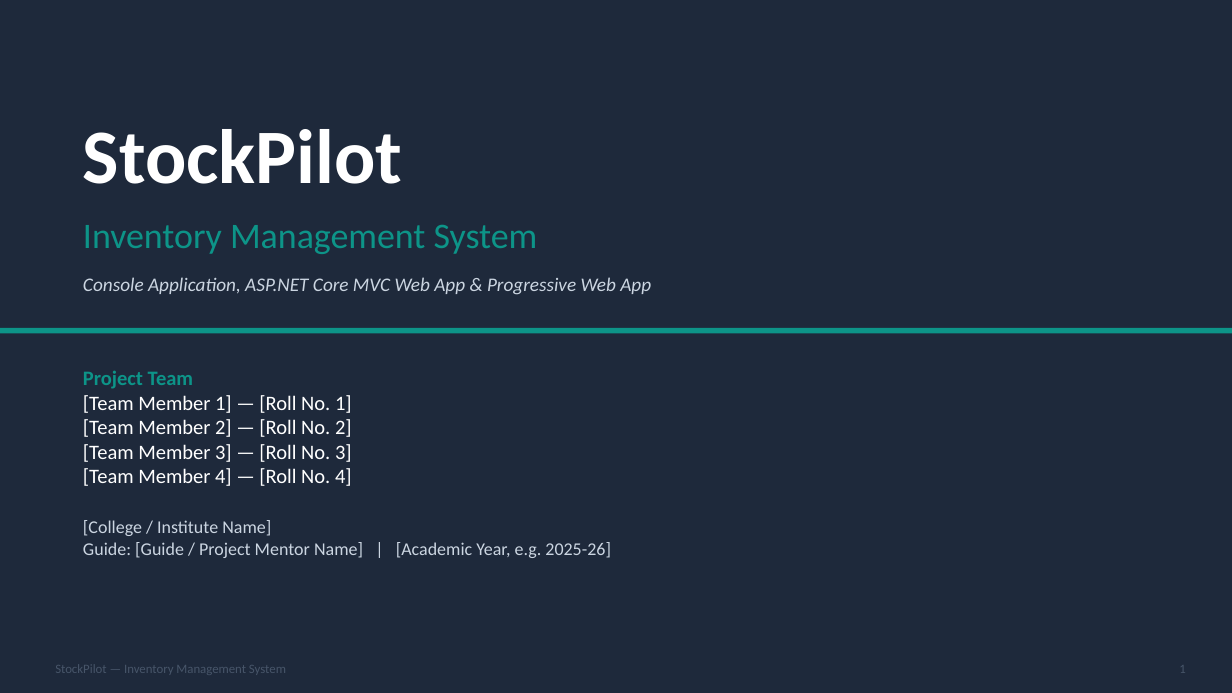
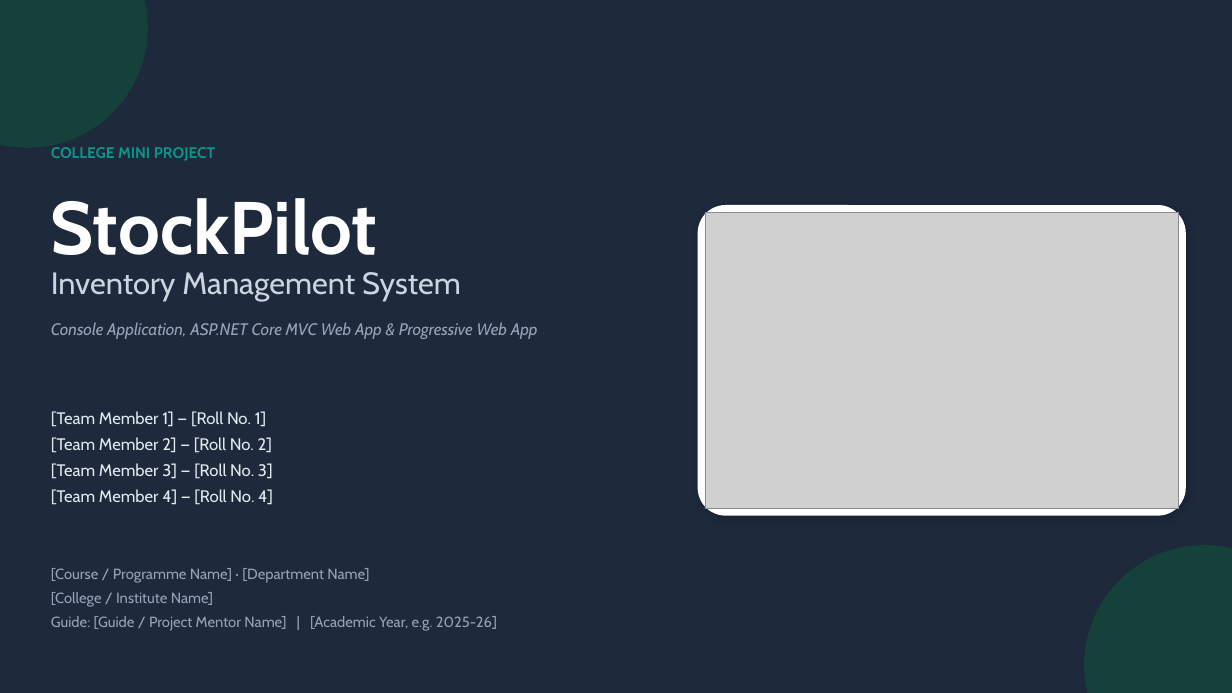
Before and after one commit to ameyypawar/StockPilot, a slide deck: slide 1 of Documentation/PPT/InventoryManagementSystem.pptx. Drawn at 1232x693 pixels with LibreOffice and Linux fonts; fonts in the diff are those of the drawing; grey boxes stand for pictures. Boxes give left, top, right and bottom in pixels: in the first picture for what was removed or moved away, otherwise in the second. Text is boxed around its words. In the diff, an @@ line names an element or a change of style, - is before the commit and + after.

Commit message:
Redesign presentation with app screenshots, diagrams and native charts

```diff
--- a/Documentation/PPT/InventoryManagementSystem.pptx
+++ b/Documentation/PPT/InventoryManagementSystem.pptx
@@ rounded rectangle added at (0,0,148,148), fill #16403A @@
@@ text added at (51,147,215,161), 12 pt, text #0D9488, bold @@
+COLLEGE MINI PROJECT
@@ text "StockPilot": place and size @@
-text "StockPilot" at (83,129,402,184)
+text "StockPilot" at (51,198,377,255)
@@ text "StockPilot" at (51,198,377,255): size 60 to 58 pt, font Calibri to Cabin @@
@@ rounded rectangle added at (698,205,1186,516), fill #FFFFFF @@
@@ picture added at (705,213,1178,508) @@
@@ text "Inventory Management System": place and size @@
-text "Inventory Management System" at (83,225,538,254)
+text "Inventory Management System" at (51,272,461,300)
@@ text "Inventory Management System" at (51,272,461,300): size 28 to 24 pt, font Calibri to Cabin, text colour #0D9488 to #CBD5E1 @@
@@ rectangle removed at (0,328,1232,334) @@
@@ text "Console Application, ASP.NET Core MVC ...": place and size @@
-text "Console Application, ASP.NET Core MVC ..." at (83,277,651,295)
+text "Console Application, ASP.NET Core MVC ..." at (51,322,538,339)
@@ text "Console Application, ASP.NET Core MVC ..." at (51,322,538,339): size 15 to 13 pt, font Calibri to Cabin, text colour #CBD5E1 to #94A3B8 @@
@@ text at (83,371,193,389): paragraph removed @@
-Project Team
@@ text "[Team Member 1] — [Roll ...": place and size @@
-text "[Team Member 1] — [Roll ..." at (83,371,611,558)
+text "[Team Member 1] — [Roll ..." at (51,411,273,505)
@@ text "[Team Member 1] — [Roll ..." at (51,411,273,505): size 16 to 13 pt, font Calibri to Cabin, text colour #FFFFFF to #E2E8F0; line spacing 1 to 1.3 @@
@@ text at (83,520,611,558): paragraphs removed @@
-[College / Institute Name]
-Guide: [Guide / Project Mentor Name] | [Academic Year, e.g. 2025-26]
@@ text added at (51,568,497,631), 11.5 pt, text #94A3B8 @@
+[Course / Programme Name] · [Department Name]
+[College / Institute Name]
+Guide: [Guide / Project Mentor Name] | [Academic Year, e.g. 2025-26]
@@ rounded rectangle added at (1084,545,1232,693), fill #16403A @@
@@ text removed at (55,665,286,673) @@
-StockPilot — Inventory Management System
@@ text removed at (1179,665,1185,673) @@
-1
```
Also in this commit, not shown: 16 slides added, 11 slides removed, 38 other files.
